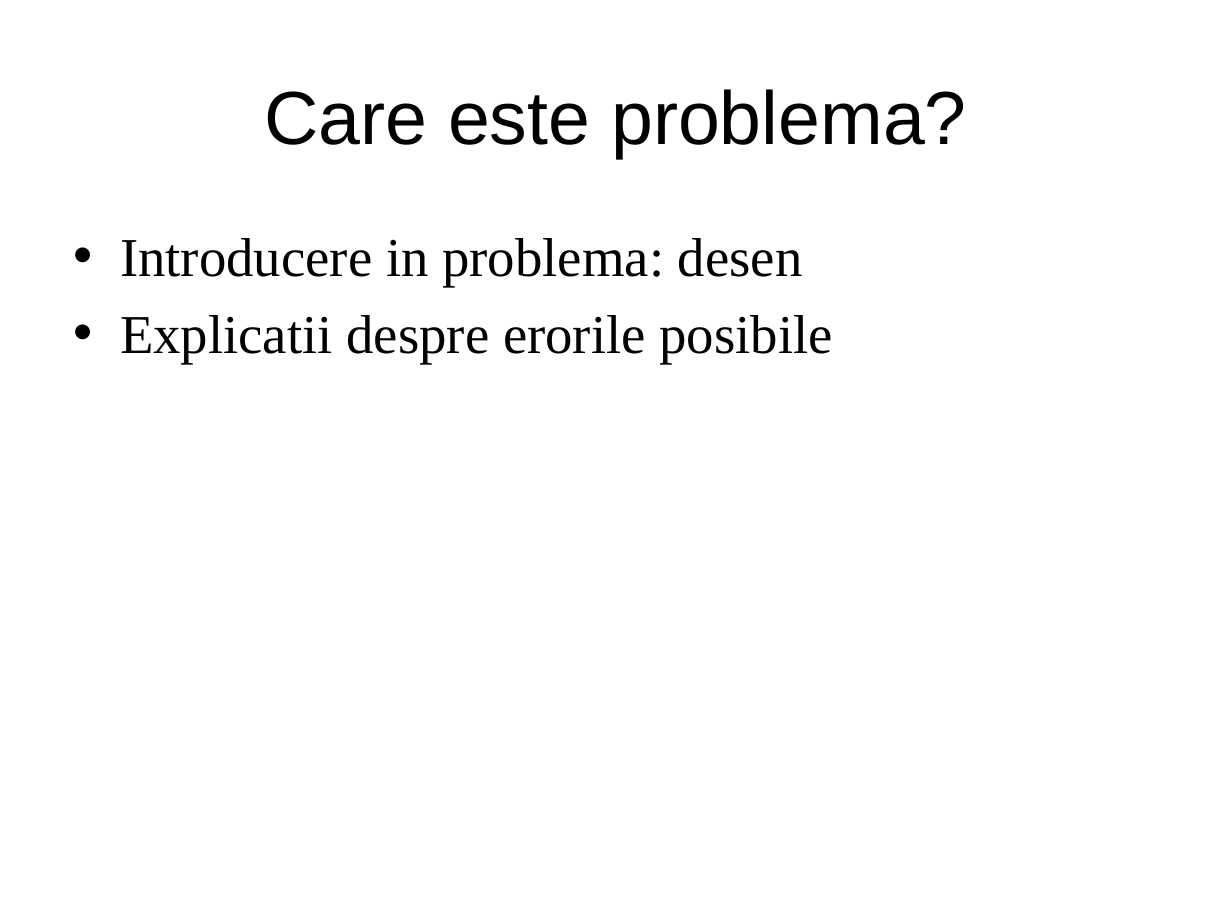
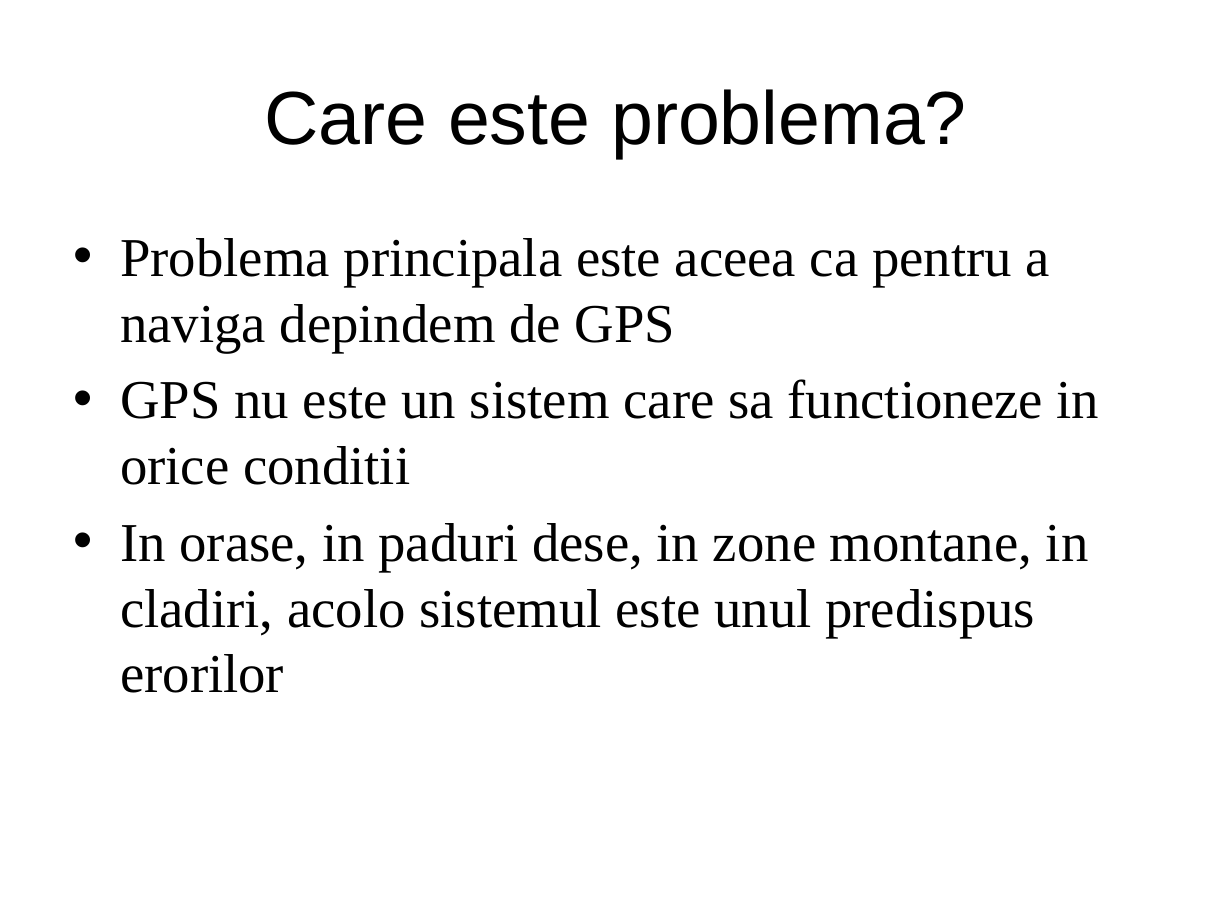
Before and after one commit to VirgilBarcan/InsideNAV, a slide deck: slide 3 of docs/prezentare.pptx. Drawn at 1232x924 pixels with LibreOffice and Linux fonts; fonts in the diff are those of the drawing. Boxes give left, top, right and bottom in pixels: in the first picture for what was removed or moved away, otherwise in the second. Text is boxed around its words. In the diff, an @@ line names an element or a change of style, - is before the commit and + after.

```diff
--- a/docs/prezentare.pptx
+++ b/docs/prezentare.pptx
@@ text at bbox=[120, 238, 1100, 693]: text changed @@
-• Introducere in problema: desen
-• Explicatii despre erorile posibile
+• Problema principala este aceea ca pentru a naviga depindem de GPS
+• GPS nu este un sistem care sa functioneze in orice conditii
+• In orase, in paduri dese, in zone montane, in cladiri, acolo sistemul este unul predispus erorilor
```
Also in this commit, not shown: 2 other slides changed, 2 slides added, 2 slides removed.
